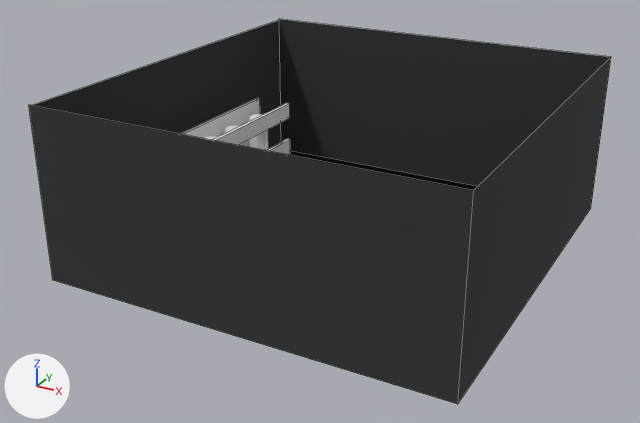
One commit to the Blender file models/wip/set.blend: the scene before it, then after it.
Camera for both pictures: a 50 mm lens placed at (69.9, -137.0, 73.5), pointed at (-2.4, -5.4, 7.8). Arrows for +X, +Y and +Z are at lower left; the lights stay in place. Mesh edges are drawn as thin lines on the coarser meshes.

The older version as bpy lines, for what is in view:
```python
mat_floor = principled_material('floor')
mat_floor.base_color = (0.0352, 0.0352, 0.0352)  # black #353535
mat_floor.roughness = 1.0
me_cube_023 = bpy.data.meshes.new('Cube.023')
me_cube_023.from_pydata(...)  # a box spanning x -1.0..1.0, y -1.0..1.0, z -1.0..1.0
me_cube_024 = bpy.data.meshes.new('Cube.024')
me_cube_024.from_pydata(...)  # a box spanning x -1.0..1.0, y -1.0..1.0, z -9.78..1.0
me_plane = bpy.data.meshes.new('Plane')
me_plane.from_pydata(...)  # 14 vertices, 10 faces; spans x -7.6..7.6, y -7.6..7.6, z -14.5..0.0
me_plane.materials.append(mat_floor)  # black #353535
ob_cube_012 = bpy.data.objects.new('Cube.012', me_cube_023)
ob_cube_012.location = (-25.2, 1.0, 16.4)
ob_cube_012.scale = (0.377, 20.8, 1.64)
ob_cube_013 = bpy.data.objects.new('Cube.013', me_cube_024)
ob_cube_013.location = (-32.9, 1.0, 16.4)
ob_cube_013.scale = (0.377, 20.8, 1.64)
ob_plane = bpy.data.objects.new('Plane', me_plane)
ob_plane.location = (0.0, 0.0, 0.0)
ob_plane.scale = (-4.92, -5.08, -2.2)
```
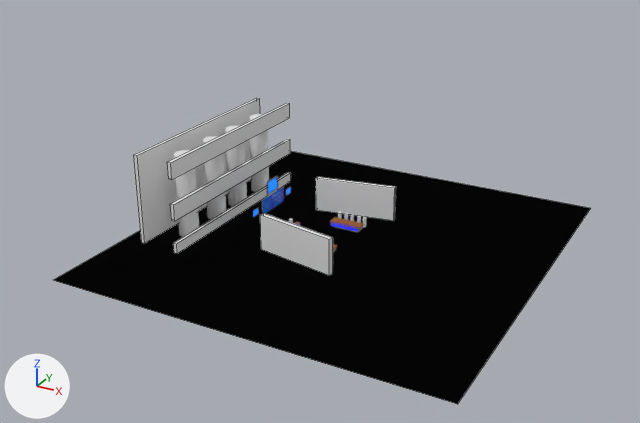
The change, as a list of edits to the scene's bpy script:
```text
Change mat_floor:
    mat_floor.roughness: 1.0 -> 0.0909
Change me_plane:
    used by ob_plane; location = (0.0, 0.0, 0.0); scale = (-4.92, -5.08, -2.2)
    remove me_plane.from_pydata(...)  # 14 vertices, 10 faces; spans x -7.6..7.6, y -7.6..7.6, z -14.5..0.0
    add me_plane.from_pydata(...)  # 7 vertices, 3 faces, 1 loose edge; spans x -7.6..7.6, y -7.6..7.6, z 0.0
    me_plane part 1
    7 vertices are removed from x -7.6..7.6, y -7.6..7.6, z -14.5..0.0
    8 faces are deleted
    1 loose edge is added
    1 new face joins them
```

Location of each change, (x1, y1, x2, y2) in pixels of the pictures (640 x 423 px):
'Plane', surface changed, reshaped (8% narrower, 34% shorter): before (29, 19, 611, 404); after (53, 151, 591, 404)
'Cube.013', unchanged, uncovered by the edit: before (180, 98, 260, 147); after (134, 98, 260, 243)
'Cube', unchanged, uncovered by the edit: after (260, 213, 333, 275)
'Cube.001', unchanged, uncovered by the edit: after (316, 177, 396, 221)
'Cube.011', unchanged, uncovered by the edit: before (266, 139, 290, 155); after (171, 139, 290, 221)
